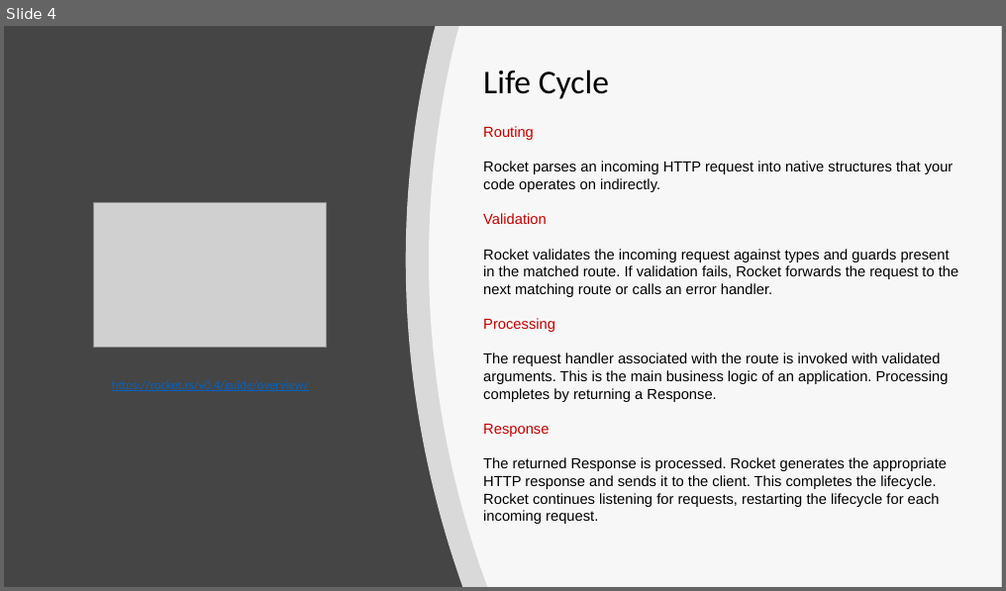
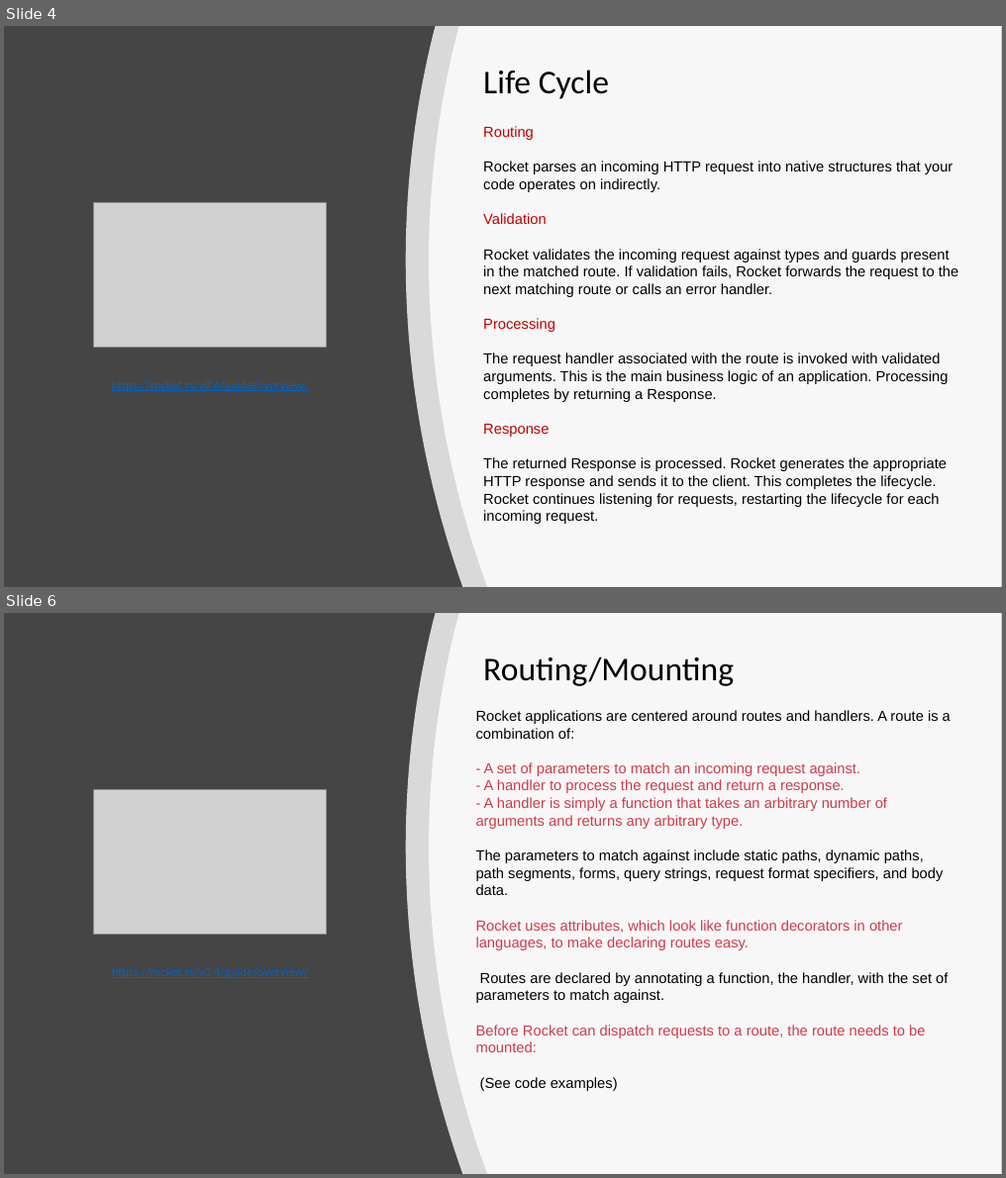
Before and after one commit to ctrachte/Rusty-Web-App, a slide deck: RustyWebApp.pptx. Shown one above the other, each under a label of ours: slide 4 before the commit, slides 4 and 6 after it; the slides between them are not shown. The pictures are 1006x591 and 1006x1178 pixels, drawn with LibreOffice and Linux fonts; fonts in the diff are those of the drawing; grey boxes stand for pictures. Boxes give left, top, right and bottom in pixels: in the first picture for what was removed or moved away, otherwise in the second. Text is boxed around its words. In the diff, an @@ line names an element or a change of style, - is before the commit and + after.

```diff
--- a/RustyWebApp.pptx
+++ b/RustyWebApp.pptx
@@ slide 6 added at box(4, 613, 1002, 1174), background #454545 @@
@@ freeform shape added at box(406, 613, 1002, 1174), fill #FFFFFF at 80% opacity @@
@@ freeform shape added at box(430, 613, 1002, 1174), fill #FFFFFF at 80% opacity @@
@@ text added at box(483, 657, 734, 686), 32 pt, text #000000 @@
+Routing/Mounting
@@ text added at box(476, 710, 950, 1091), 14 pt, text #D13A4A @@
+Rocket applications are centered around routes and handlers. A route is a combination of:
+- A set of parameters to match an incoming request against.
+- A handler to process the request and return a response.
+- A handler is simply a function that takes an arbitrary number of arguments and returns any arbitrary type.
+The parameters to match against include static paths, dynamic paths, path segments, forms, query strings, request format specifiers, and body data.
+Rocket uses attributes, which look like function decorators in other languages, to make declaring routes easy.
+Routes are declared by annotating a function, the handler, with the set of parameters to match against.
+Before Rocket can dispatch requests to a route, the route needs to be mounted:
+(See code examples)
@@ picture added at box(94, 789, 327, 935) @@
@@ text added at box(112, 967, 309, 978), 12 pt, text #0563C1, underline @@
+https://rocket.rs/v0.4/guide/overview/
```
Also in this commit, not shown: 3 slides changed.
